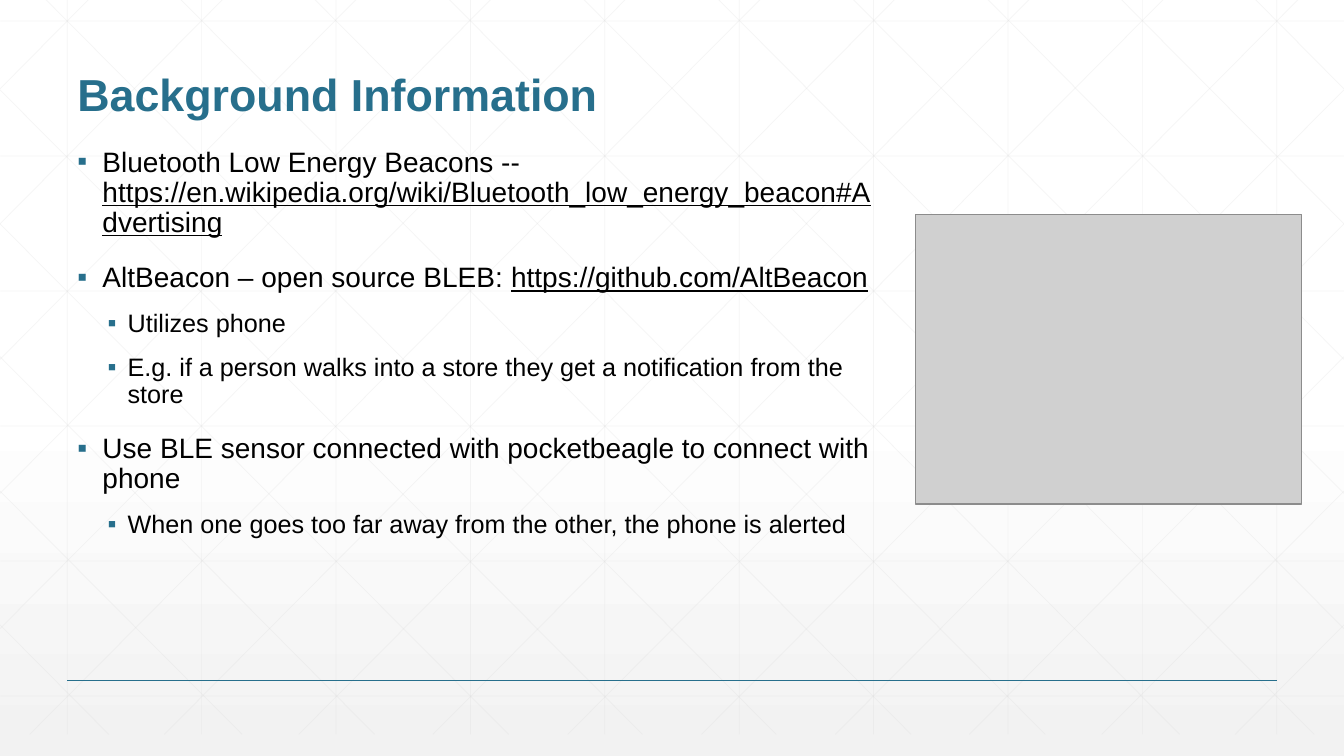
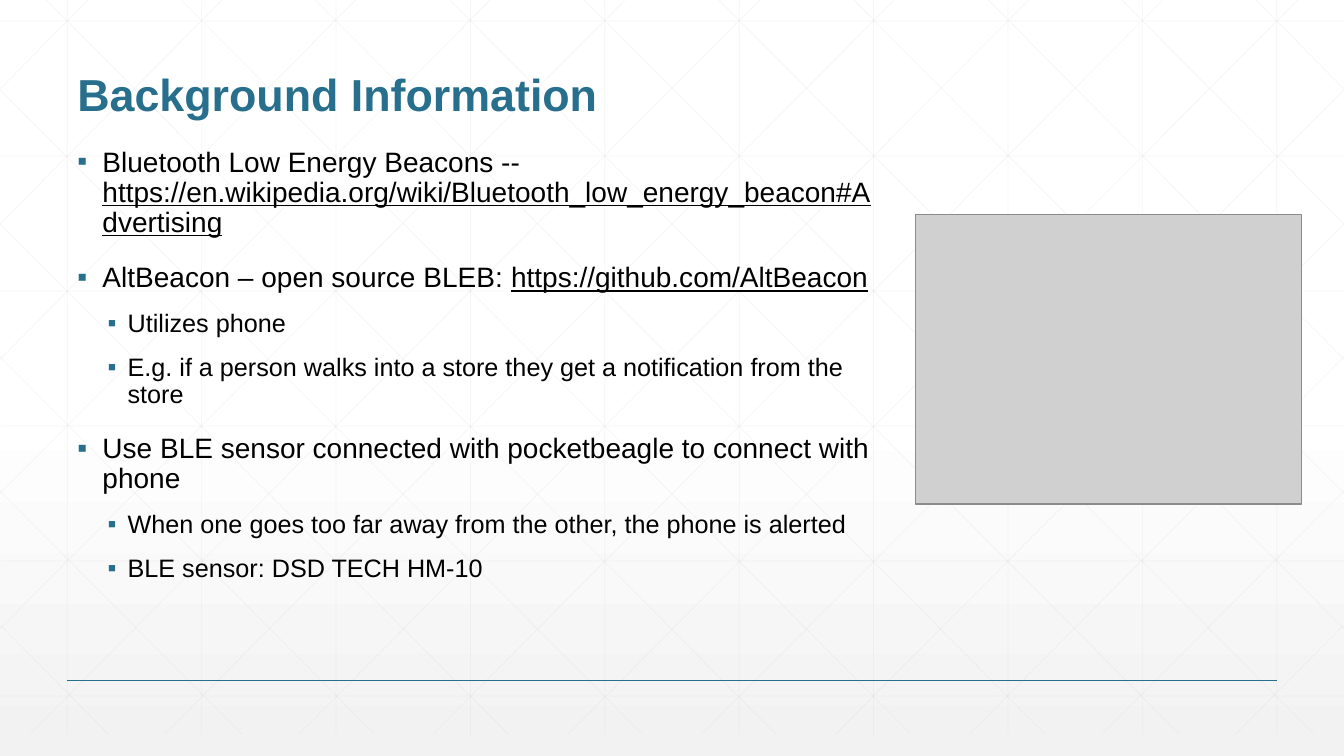
Before and after one commit to Spwo/ENGI301, a slide deck: slide 3 of ENGI301_project_proposal.pptx. Drawn at 1344x756 pixels with LibreOffice and Linux fonts; fonts in the diff are those of the drawing; grey boxes stand for pictures. Boxes give left, top, right and bottom in pixels: in the first picture for what was removed or moved away, otherwise in the second. Text is boxed around its words. In the diff, an @@ line names an element or a change of style, - is before the commit and + after.

```diff
--- a/ENGI301_project_proposal.pptx
+++ b/ENGI301_project_proposal.pptx
@@ text at [128, 559, 483, 578]: paragraph added @@
+  ▪ BLE sensor: DSD TECH HM-10
```
Also in this commit, not shown: 4 other slides changed.
